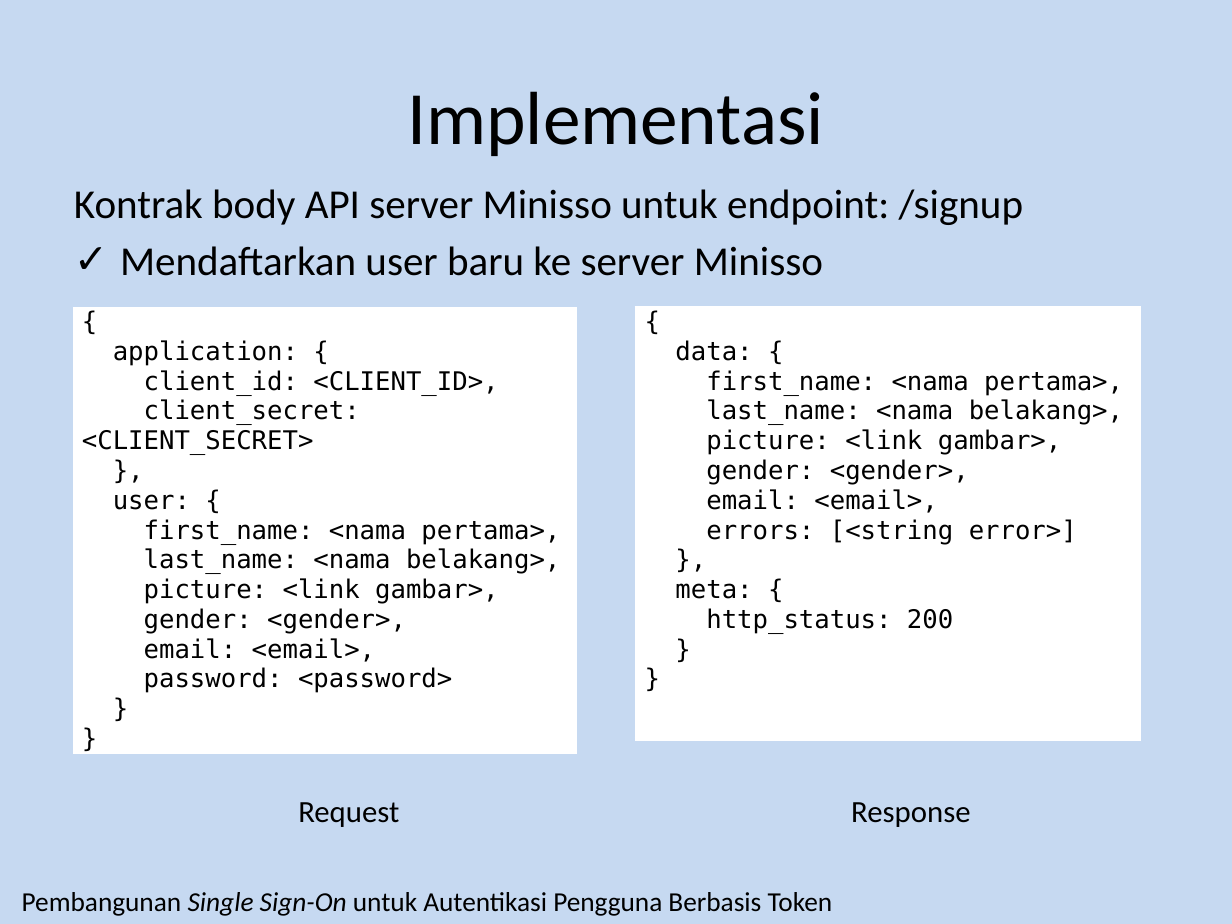
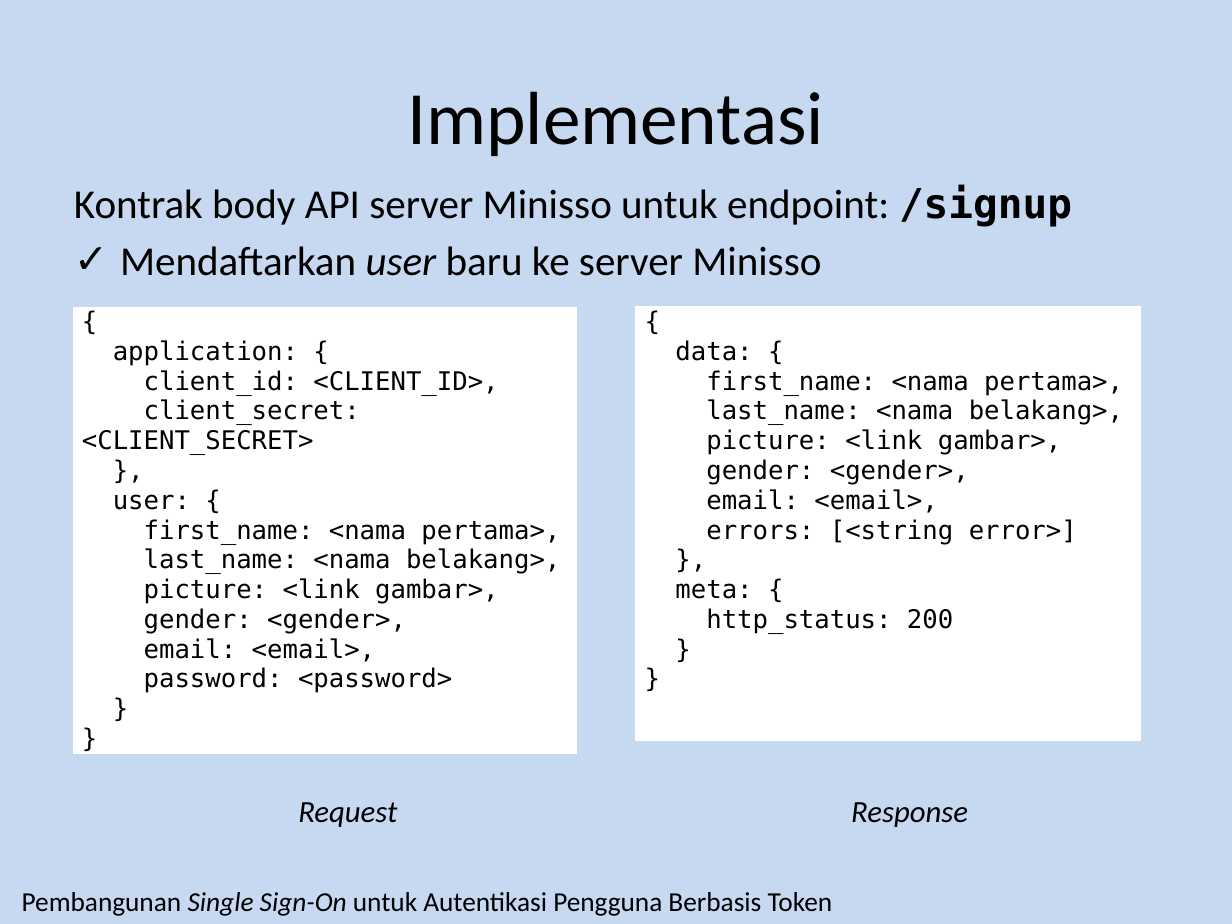
Before and after one commit to luqmanarifin/laporan-tugas-akhir, a slide deck: slide 37 of ppt-luqman-sidang.pptx (slide 36 before the commit). Drawn at 1232x924 pixels with LibreOffice and Linux fonts; fonts in the diff are those of the drawing. Boxes give left, top, right and bottom in pixels: in the first picture for what was removed or moved away, otherwise in the second. Text is boxed around its words. In the diff, an @@ line names an element or a change of style, - is before the commit and + after.

```diff
--- a/ppt-luqman-sidang.pptx
+++ b/ppt-luqman-sidang.pptx
@@ text "Kontrak body API server Minisso ..." at (x1=74, y1=184, x2=1072, y2=276): font Calibri to DejaVu Sans Mono, bold on in "/signup"; italic on in "user" @@
@@ text "Request" at (x1=298, y1=802, x2=397, y2=827): italic on @@
@@ text "Response" at (x1=851, y1=802, x2=968, y2=827): italic on @@
```
Also in this commit, not shown: 20 other slides changed, 1 slide added.
